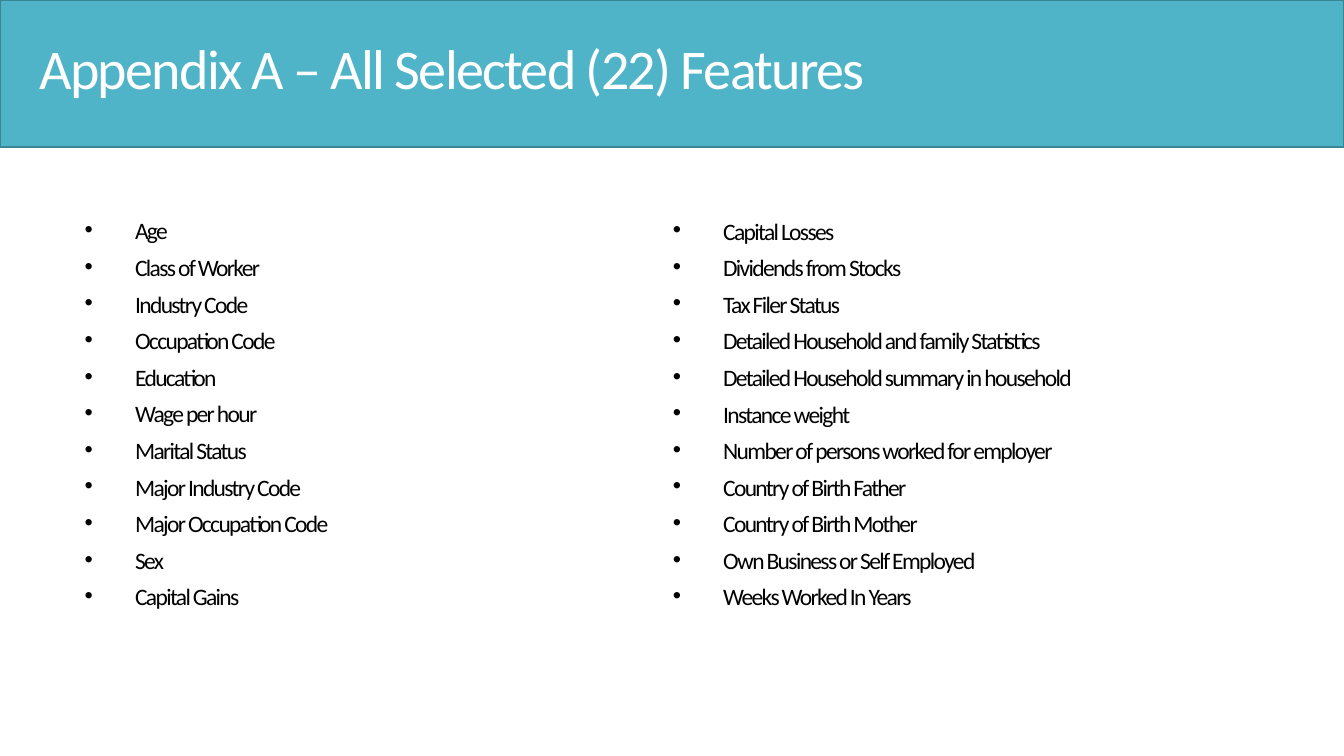
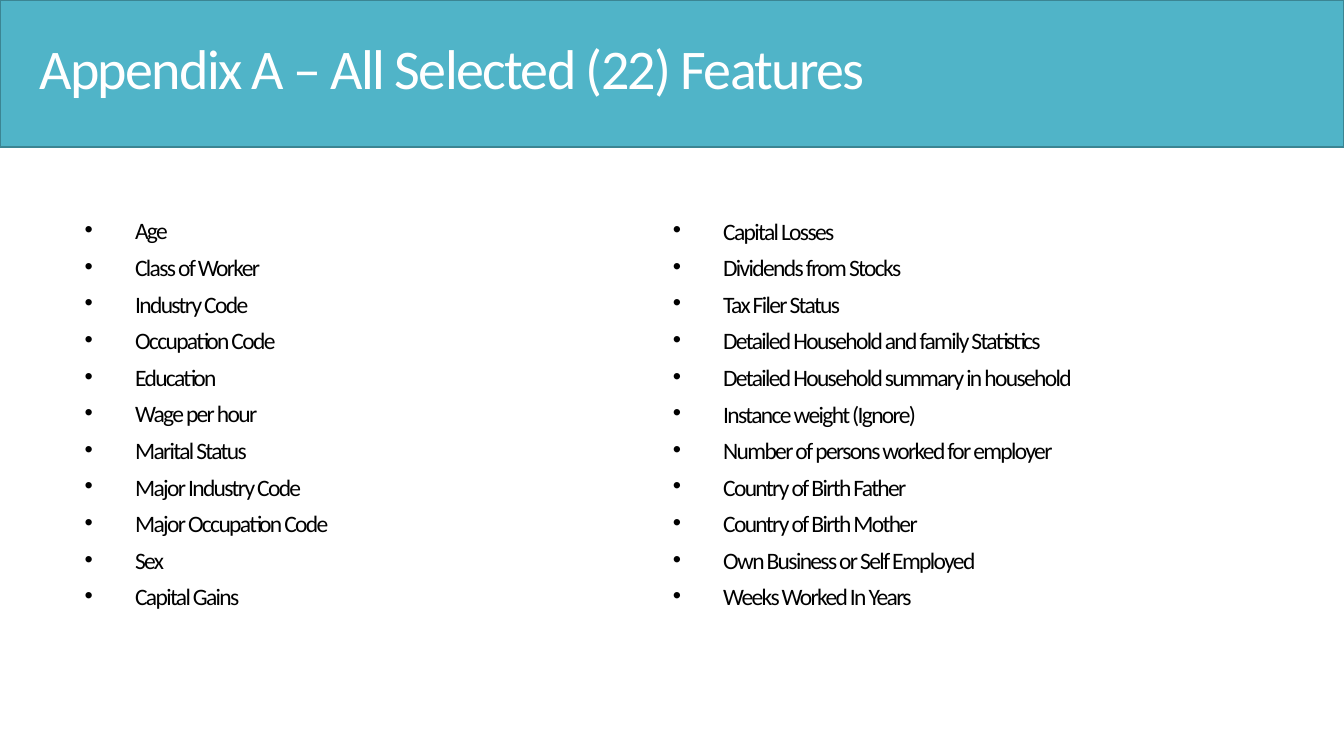
Before and after one commit to Hsgngr/dataiku_income_classification, a slide deck: slide 32 of Task_Presentation.pptx (slide 29 before the commit). Drawn at 1344x756 pixels with LibreOffice and Linux fonts; fonts in the diff are those of the drawing. Boxes give left, top, right and bottom in pixels: in the first picture for what was removed or moved away, otherwise in the second. Text is boxed around its words. In the diff, an @@ line names an element or a change of style, - is before the commit and + after.

```diff
--- a/Task_Presentation.pptx
+++ b/Task_Presentation.pptx
@@ text at (x1=723, y1=406, x2=916, y2=427): text changed @@
-• Instance weight
+• Instance weight (Ignore)
```
Also in this commit, not shown: 10 other slides changed, 4 slides added.
